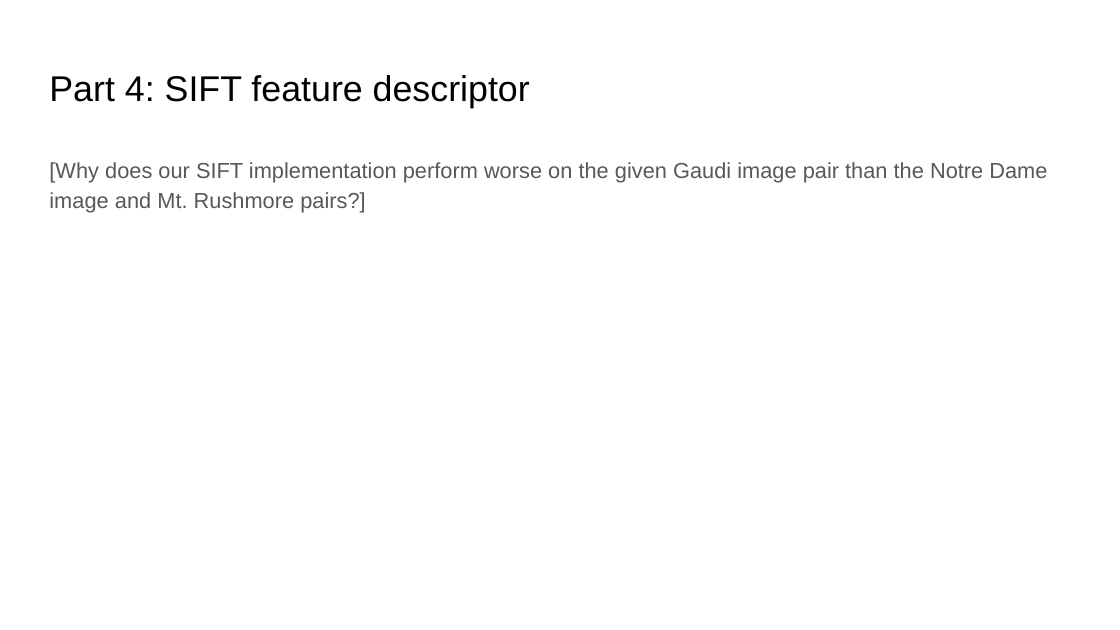
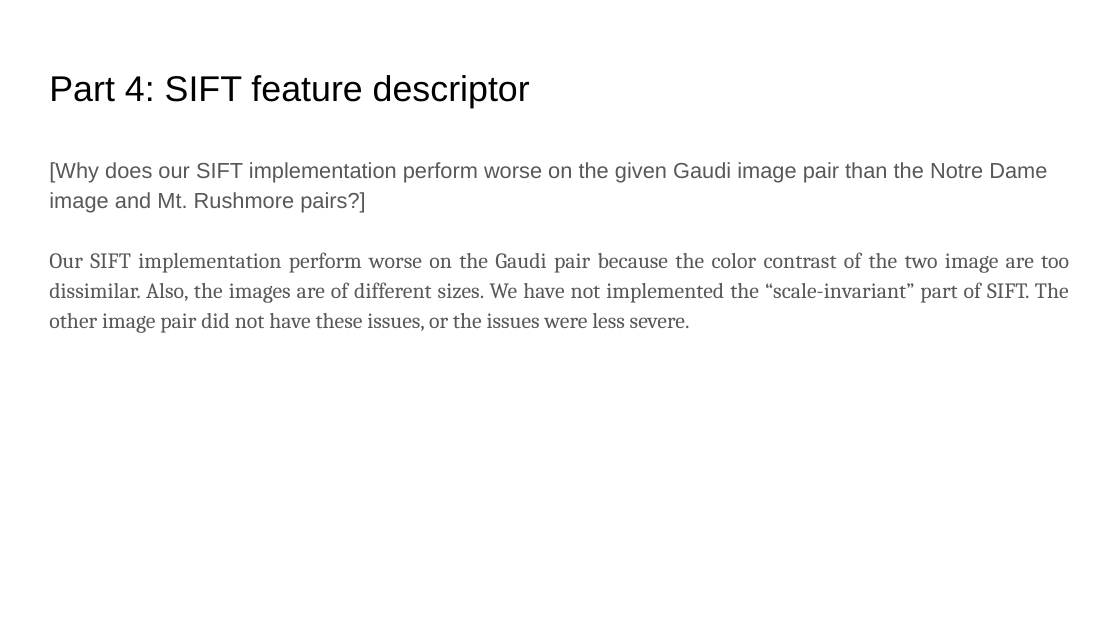
Before and after one commit to ShuvoNewaz/CS-6476-Projects-Fall2022, a slide deck: slide 14 of docs/proj2_report.pptx. Drawn at 1120x630 pixels with LibreOffice and Linux fonts; fonts in the diff are those of the drawing. Boxes give left, top, right and bottom in pixels: in the first picture for what was removed or moved away, otherwise in the second. Text is boxed around its words. In the diff, an @@ line names an element or a change of style, - is before the commit and + after.

```diff
--- a/docs/proj2_report.pptx
+++ b/docs/proj2_report.pptx
@@ text at (49, 252, 1069, 333): paragraph added @@
+Our SIFT implementation perform worse on the Gaudi pair because the color contrast of the two image are too dissimilar. Also, the images are of different sizes. We have not implemented the “scale-invariant” part of SIFT. The other image pair did not have these issues, or the issues were less severe.
```
Also in this commit, not shown: 18 other slides changed, 1 slide added, 1 slide removed, 1 other file.
